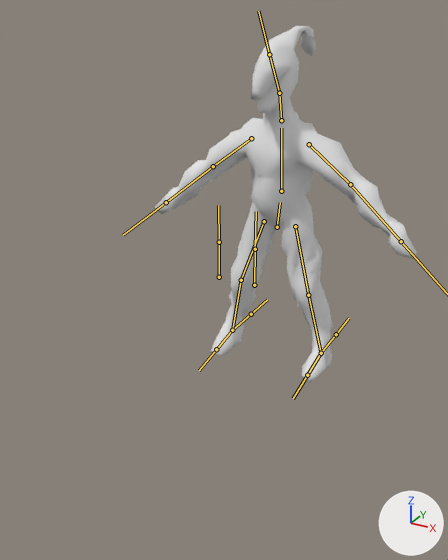
Two versions of the FBX model RobocalypseC/Assets/models/Enemy/Vraven/Vraven.fbx, one commit apart.
Rendered twice from a 50 mm camera at (18.2, -41.6, 27.0) aimed at (0.5, -9.3, 10.9). Arrows for +X, +Y and +Z are at lower right; the lights stay in place. The bones that bend it are drawn over the model as lines.

In view in the first picture: 'Vraven_low'.
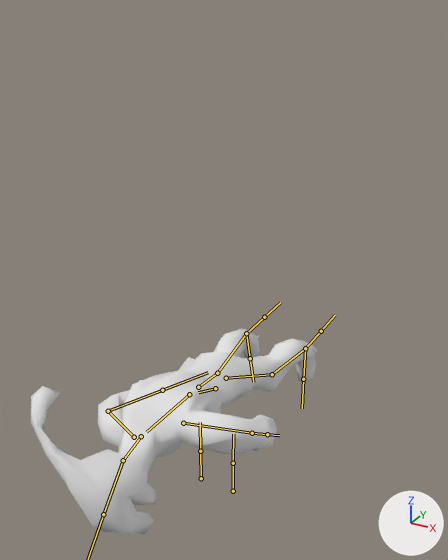
The newer file adds an action. The first version stands in its rest pose; the second is drawn at frame 36 of the action 'Armature|death'.

The edits, one by one:
Bone 'root' (bone_root) moves from (0.0, 0.0, 0.0) to (0.0, -11.09, 7.19).
Bone 'root' (bone_root) turns from (0, 0, 0) to (80, -7, 32) degrees about its own x, y and z.
Bone 'upperArm.L' (bone_upperarm_l) turns from (0, 0, 0) to (40, 36, 33) degrees about its own x, y and z.
Bone 'hand.L' (bone_hand_l) turns from (0, 0, 0) to (-73, -58, 1) degrees about its own x, y and z.
Bone 'upperArm.R' (bone_upperarm_r) turns from (0, 0, 0) to (-30, -27, 5) degrees about its own x, y and z.
Bone 'hand.R' (bone_hand_r) turns from (0, 0, 0) to (-45, 27, 34) degrees about its own x, y and z.
Bone 'upperLeg.L' (bone_upperleg_l) turns from (0, 0, 0) to (13, 28, -11) degrees about its own x, y and z.
Bone 'lowerLeg.L' (bone_lowerleg_l) turns from (0, 0, 0) to (-2, 0, 4) degrees about its own x, y and z.
Bone 'upperLeg.R' (bone_upperleg_r) turns from (0, 0, 0) to (-5, 30, -7) degrees about its own x, y and z.
Bone 'lowerLeg.R' (bone_lowerleg_r) turns from (0, 0, 0) to (-7, -1, -17) degrees about its own x, y and z.
Bone 'legIK.L' (bone_legik_l) moves from (0.0, 0.0, 0.0) to (-1.35, 0.0, 0.0).
Bone 'legIK.R' (bone_legik_r) moves from (0.0, 0.0, 0.0) to (1.35, 0.0, 0.0).

Location of each change, (x1, y1, x2, y2) in pixels of the pictures (448 x 560 px):
'Vraven_low', posed (9% wider, 42% shorter): before (154, 26, 417, 383); after (31, 329, 317, 535)
bone 'root', root to tip: before (277, 227) to (280, 202); after (215, 388) to (198, 392)
bone 'upperArm.L', root to tip: before (309, 144) to (350, 184); after (183, 423) to (252, 433)
bone 'hand.L', root to tip: before (350, 184) to (401, 241); after (252, 433) to (267, 434)
bone 'upperArm.R', root to tip: before (251, 138) to (213, 166); after (134, 437) to (108, 411)
bone 'hand.R', root to tip: before (213, 166) to (166, 202); after (108, 411) to (162, 390)
bone 'upperLeg.L', root to tip: before (295, 226) to (308, 295); after (226, 378) to (272, 374)
bone 'lowerLeg.L', root to tip: before (308, 295) to (321, 353); after (272, 374) to (305, 348)
bone 'upperLeg.R', root to tip: before (264, 221) to (241, 280); after (198, 387) to (217, 373)
bone 'lowerLeg.R', root to tip: before (241, 280) to (232, 330); after (217, 373) to (246, 333)
bone 'legIK.L', root to tip: before (321, 353) to (336, 334); after (305, 348) to (321, 331)
bone 'legIK.R', root to tip: before (232, 330) to (251, 314); after (246, 333) to (264, 317)
